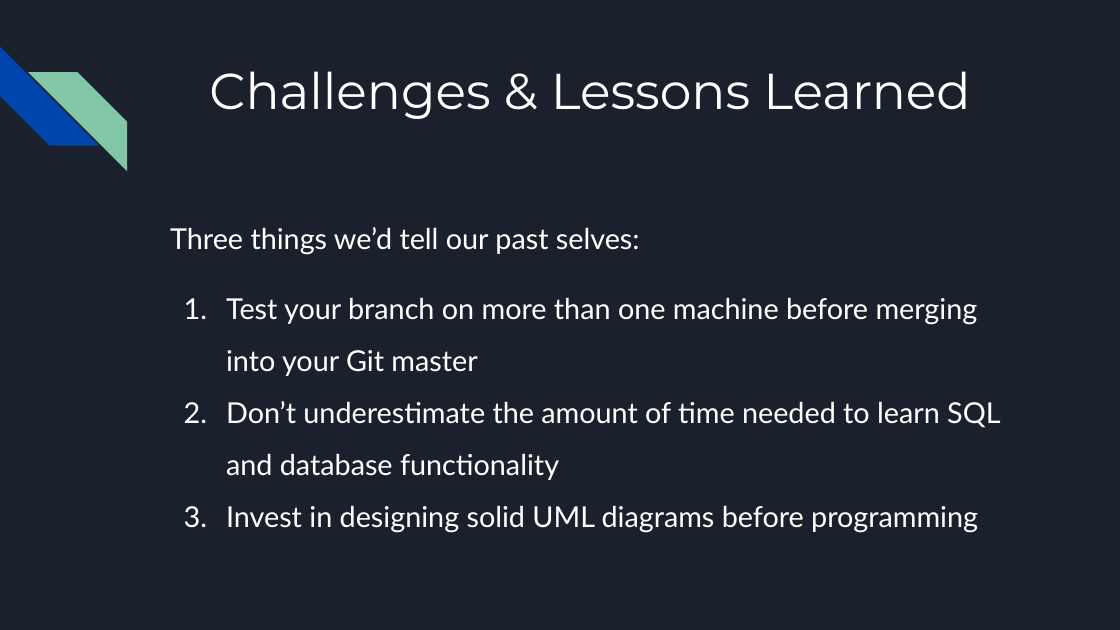
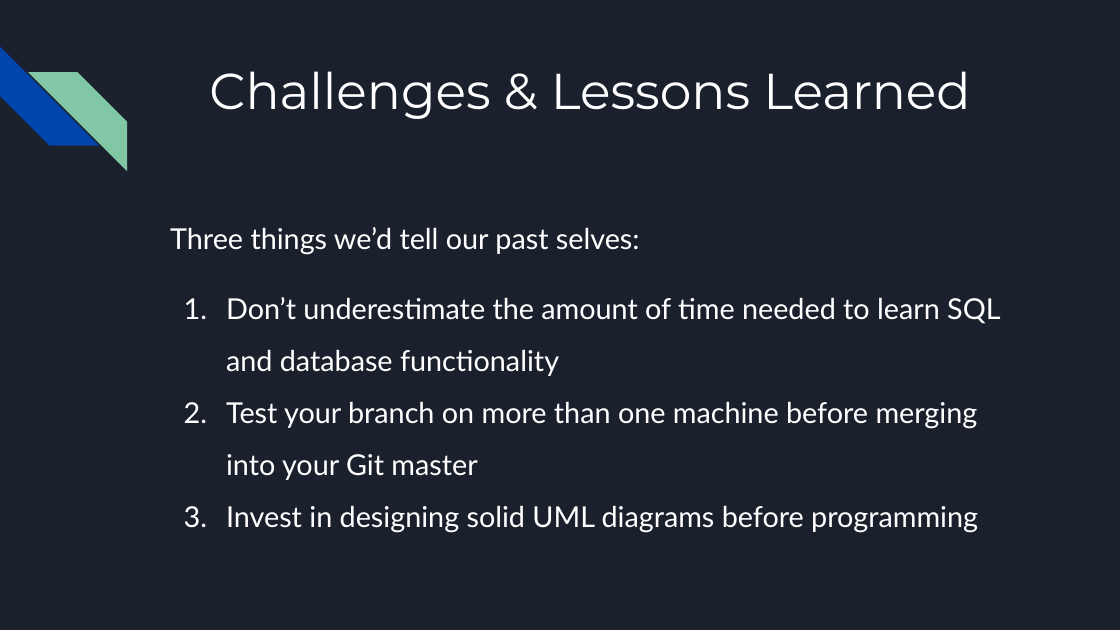
Before and after one commit to aardalde/CSCI-352-Semester-Project, a slide deck: slide 4 of Project-Presentation/Productive Product Manager.pptx. Drawn at 1120x630 pixels with LibreOffice and Linux fonts; fonts in the diff are those of the drawing. Boxes give left, top, right and bottom in pixels: in the first picture for what was removed or moved away, otherwise in the second. Text is boxed around its words. In the diff, an @@ line names an element or a change of style, - is before the commit and + after.

```diff
--- a/Project-Presentation/Productive Product Manager.pptx
+++ b/Project-Presentation/Productive Product Manager.pptx
@@ text at [226,297,1000,376]: paragraph added @@
+1. Don’t underestimate the amount of time needed to learn SQL and database functionality
@@ text at [226,401,1000,480]: paragraph removed @@
-2. Don’t underestimate the amount of time needed to learn SQL and database functionality
@@ text at [226,401,978,480]: less space between paragraphs @@
```
Also in this commit, not shown: 2 other slides changed.
